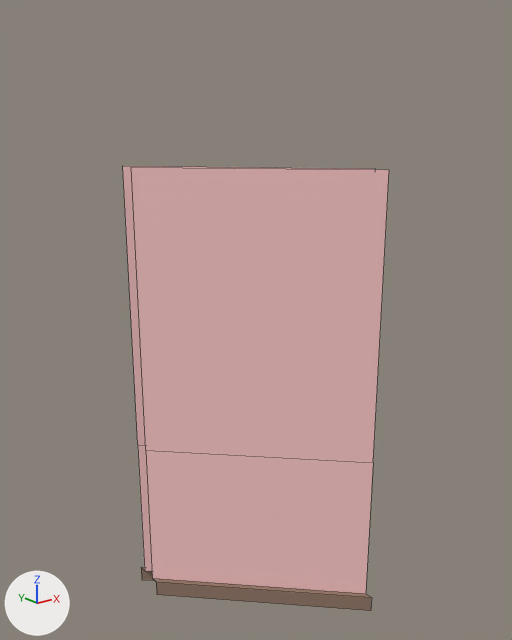
The FBX model Content/Game_Art/FBX/Archi/SM_Mur_45_Gauche_1x1.fbx as it was, and as the next commit left it.
Both versions are drawn from a 50 mm camera at (-2.97, -2.63, 3.17) aimed at (-0.45, 0.52, 1.91). Lighting does not change. The marker at lower left points along +X, +Y and +Z. Mesh edges are drawn as thin lines.

In view in the first picture: 'SM_Mur_45_Gauche_1x1'.
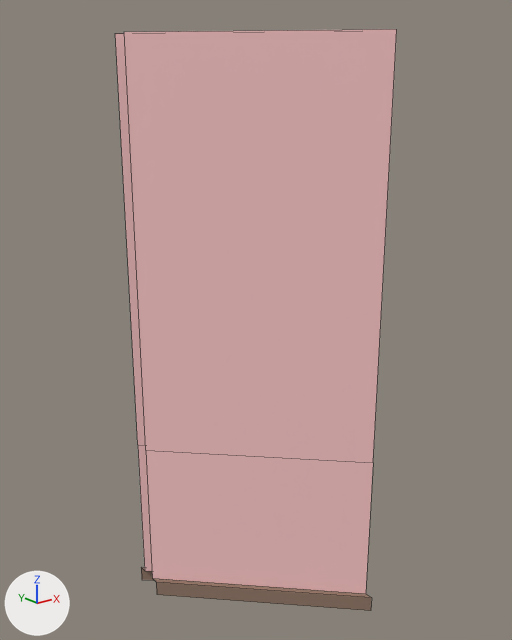
What differs and where, as boxes (x1, y1, x2, y2) in the pictures (512 x 640 px; the box of a moved part takes in the faces that stretch with it):
'SM_Mur_45_Gauche_1x1', reshaped (31% taller)
    before: (123, 166, 389, 611)
    after: (115, 29, 397, 611)
part 1 of me_mesh, moved or reshaped
    before: (123, 166, 389, 323)
    after: (115, 29, 397, 323)

Edits to the bpy script that builds the scene:
```text
Change me_mesh:
    where me_mesh.from_pydata(...)  # 20 vertices, 8 faces; spans x -1.0..0.0, y -0.1..1.1, z 0.0..2.8
    used by ob_sm_mur_45_gauche_1x1; location = (0.0, 0.0, 0.0)
    before: 4 (-1.0, 1.05, 2.8) at pixel (122, 165), 13 (-1.0, 0.95, 2.8) at pixel (131, 167), 14 (0.0, -0.05, 2.8) at pixel (389, 169), 15 (0.0, 0.05, 2.8) at pixel (375, 168)
    me_mesh part 1
    add for i in [4, 13, 14, 15]: me_mesh.vertices[i].co += Vector((0.0, 0.0, 0.7))
```
